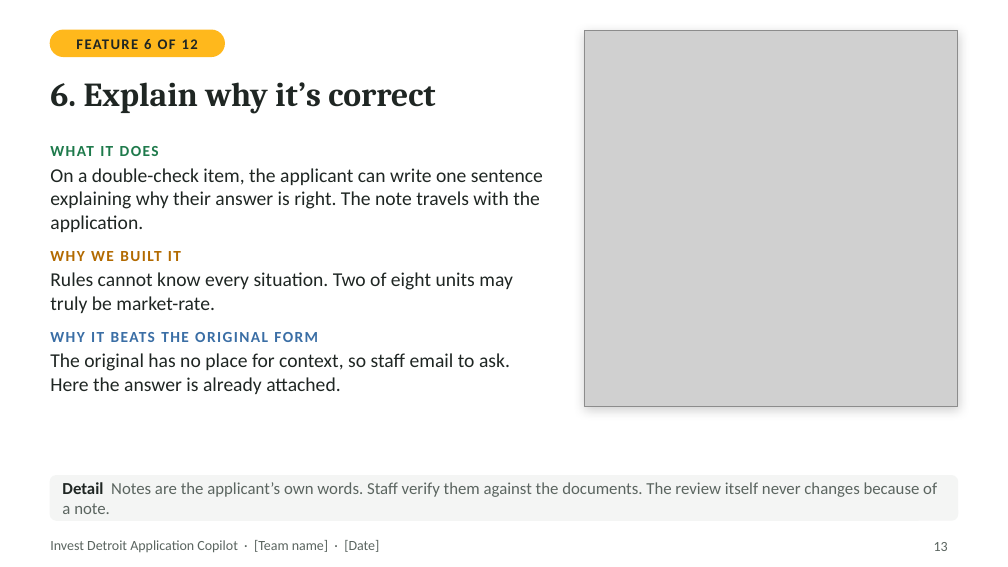
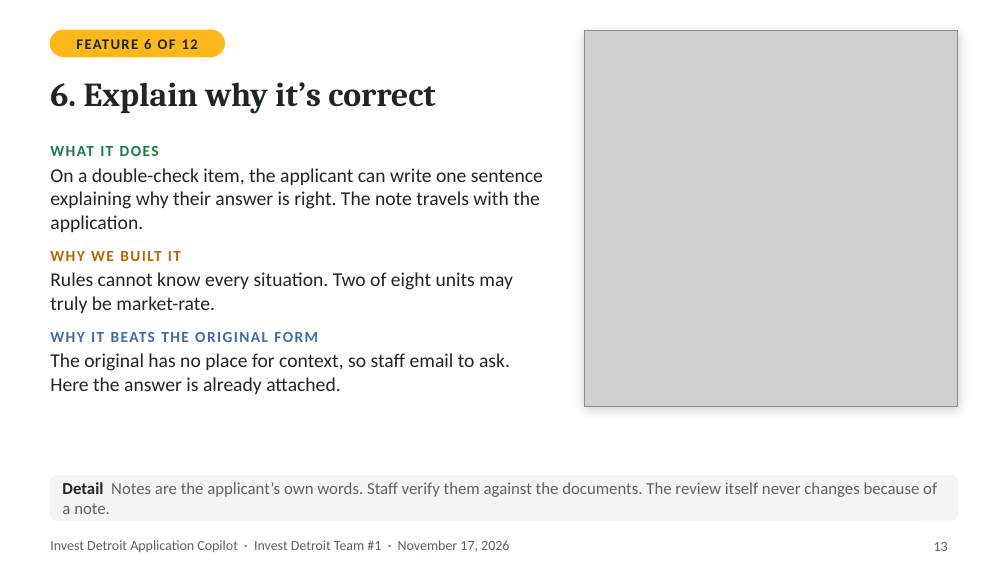
Before and after one commit to ojhnny/invest-detroit-application-copilot, a slide deck: slide 13 of docs/presentation/Invest-Detroit-Copilot-Client-Deck.pptx. Drawn at 1008x567 pixels with LibreOffice and Linux fonts; fonts in the diff are those of the drawing; grey boxes stand for pictures. Boxes give left, top, right and bottom in pixels: in the first picture for what was removed or moved away, otherwise in the second. Text is boxed around its words. In the diff, an @@ line names an element or a change of style, - is before the commit and + after.

```diff
--- a/docs/presentation/Invest-Detroit-Copilot-Client-Deck.pptx
+++ b/docs/presentation/Invest-Detroit-Copilot-Client-Deck.pptx
@@ text at (50, 540, 509, 553): text changed @@
-Invest Detroit Application Copilot · [Team name] · [Date]
+Invest Detroit Application Copilot · Invest Detroit Team #1 · November 17, 2026
```
Also in this commit, not shown: 31 other slides changed, 2 other files.
